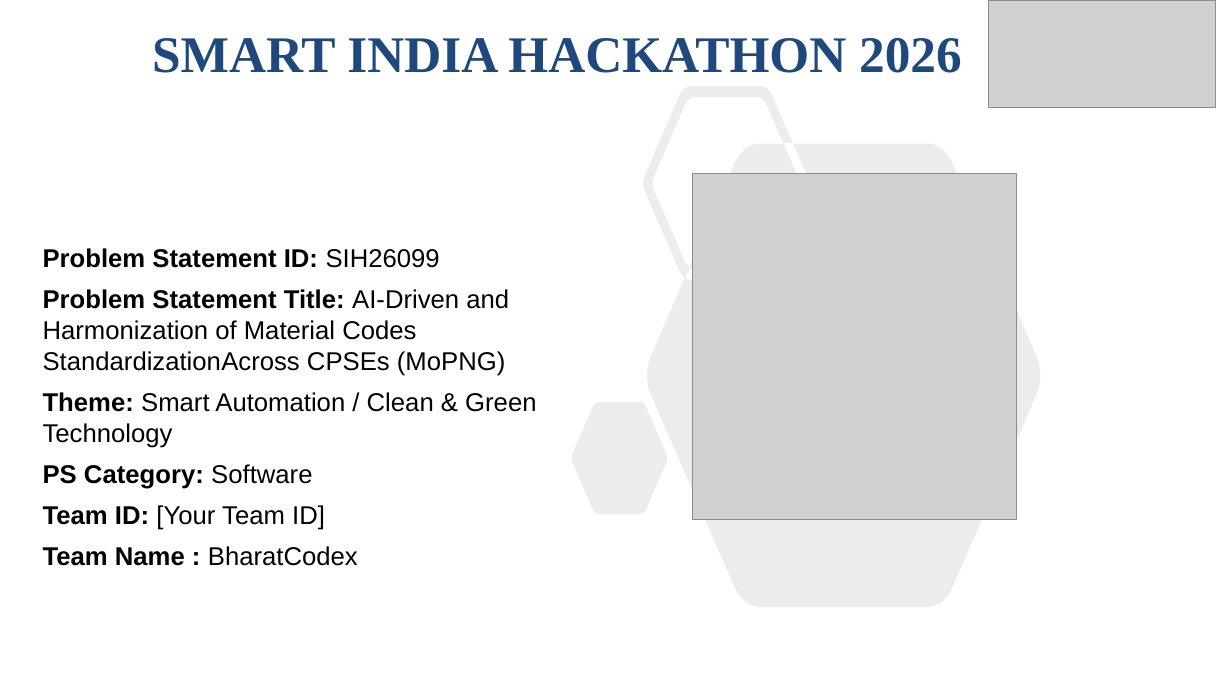
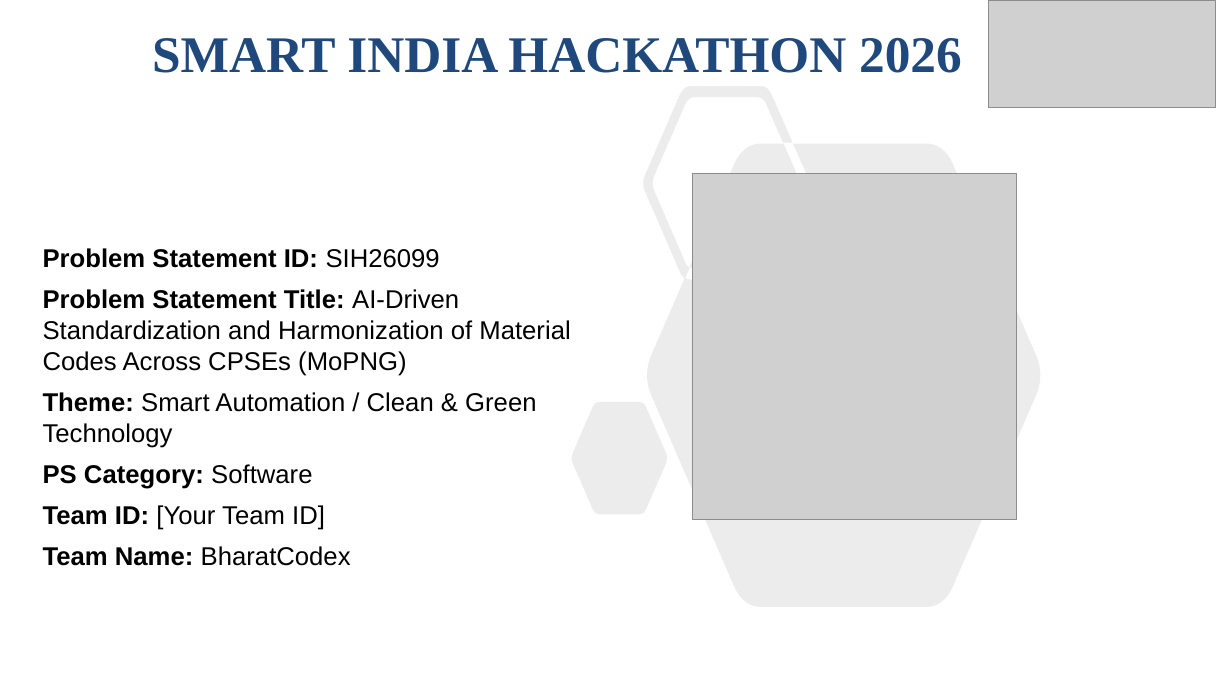
Before and after one commit to Gesicht436/Samanvay-AI, a slide deck: slide 1 of SIH_Presentation.pptx. Drawn at 1232x693 pixels with LibreOffice and Linux fonts; fonts in the diff are those of the drawing; grey boxes stand for pictures. Boxes give left, top, right and bottom in pixels: in the first picture for what was removed or moved away, otherwise in the second. Text is boxed around its words. In the diff, an @@ line names an element or a change of style, - is before the commit and + after.

```diff
--- a/SIH_Presentation.pptx
+++ b/SIH_Presentation.pptx
@@ text at (43, 289, 570, 376): text changed @@
-Problem Statement Title: AI-Driven and Harmonization of Material Codes StandardizationAcross CPSEs (MoPNG)
+Problem Statement Title: AI-Driven Standardization and Harmonization of Material Codes Across CPSEs (MoPNG)
@@ text at (43, 546, 351, 566): spaces changed @@
-Team Name : BharatCodex
+Team Name: BharatCodex
```
Also in this commit, not shown: 5 other slides changed, 1 other file.
